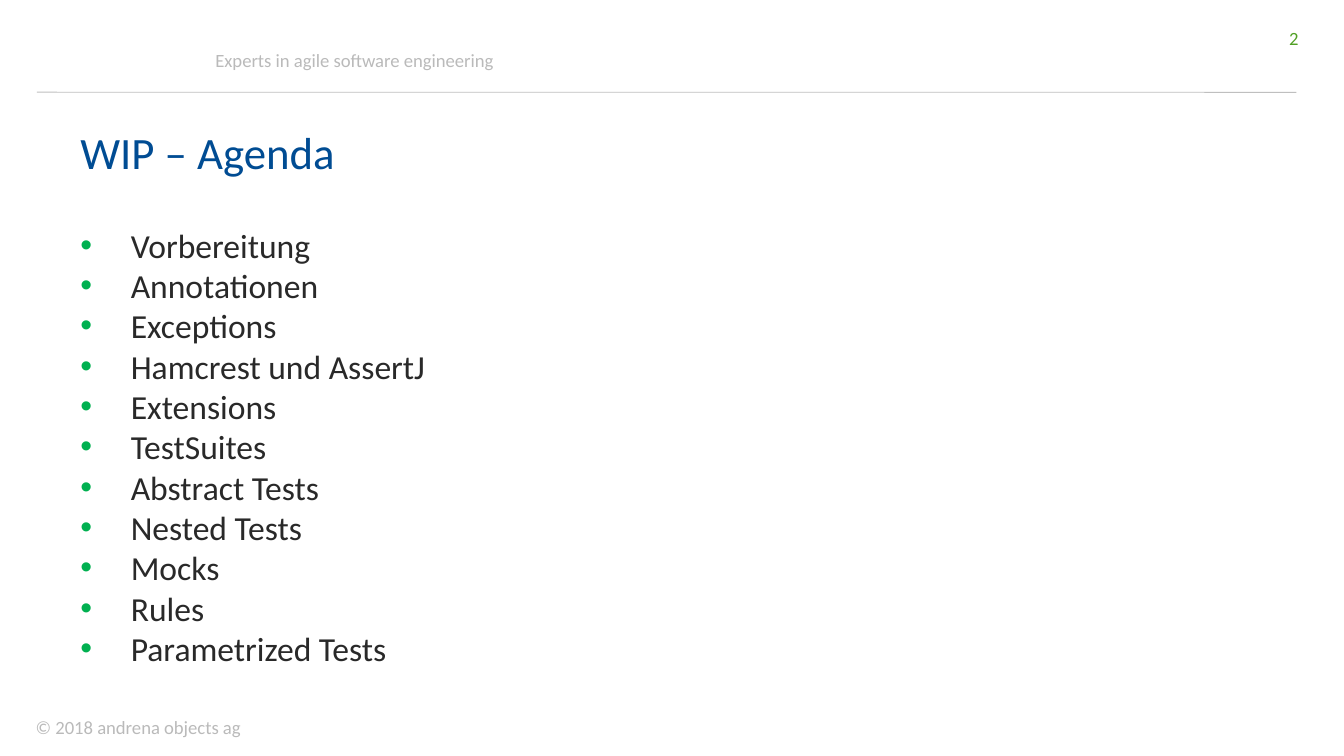
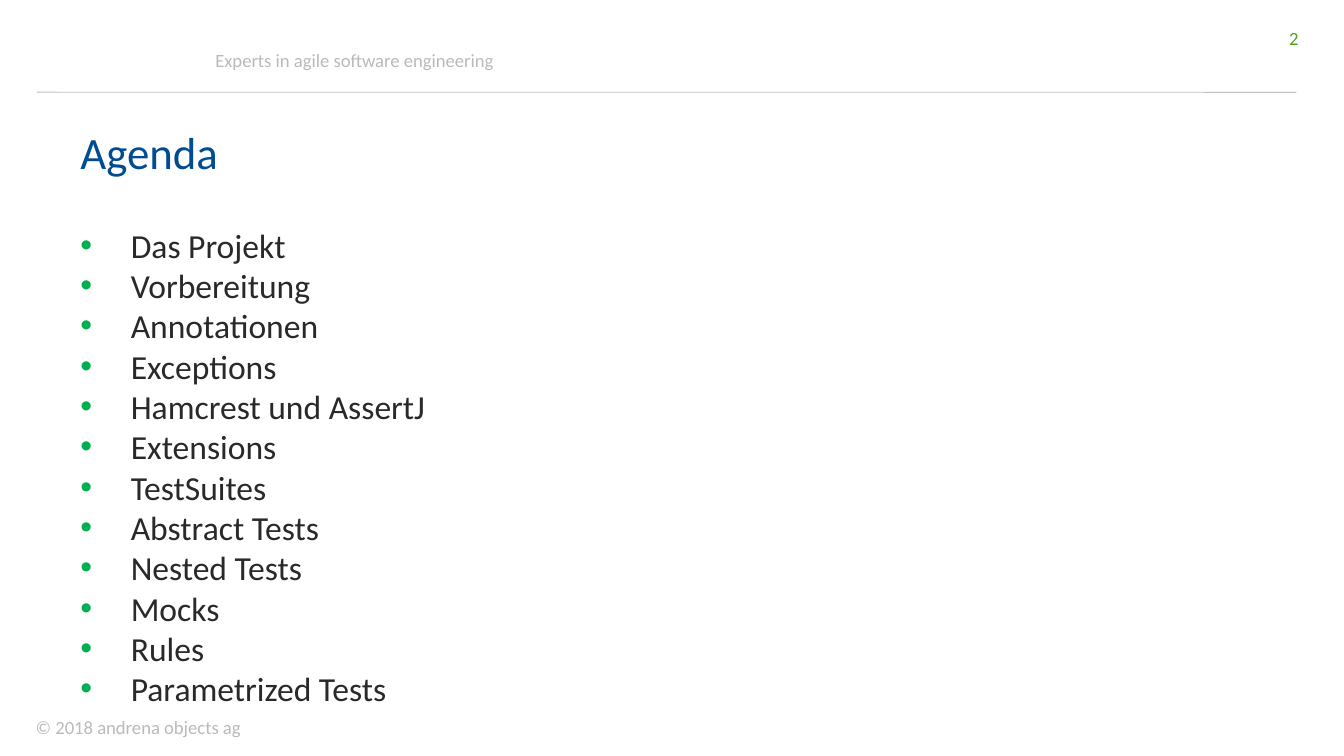
Before and after one commit to andrena/junit5-workshop-et-ka-2018, a slide deck: slide 2 of files/Folien.pptx. Drawn at 1344x756 pixels with LibreOffice and Linux fonts; fonts in the diff are those of the drawing; background and template pictures are left out. Boxes give left, top, right and bottom in pixels: in the first picture for what was removed or moved away, otherwise in the second. Text is boxed around its words. In the diff, an @@ line names an element or a change of style, - is before the commit and + after.

```diff
--- a/files/Folien.pptx
+++ b/files/Folien.pptx
@@ text at [80,138,217,177]: text changed @@
-WIP – Agenda
+Agenda
@@ text at [131,234,285,264]: paragraph added @@
+• Das Projekt
```
Also in this commit, not shown: 10 other slides changed, 1 slide added.
